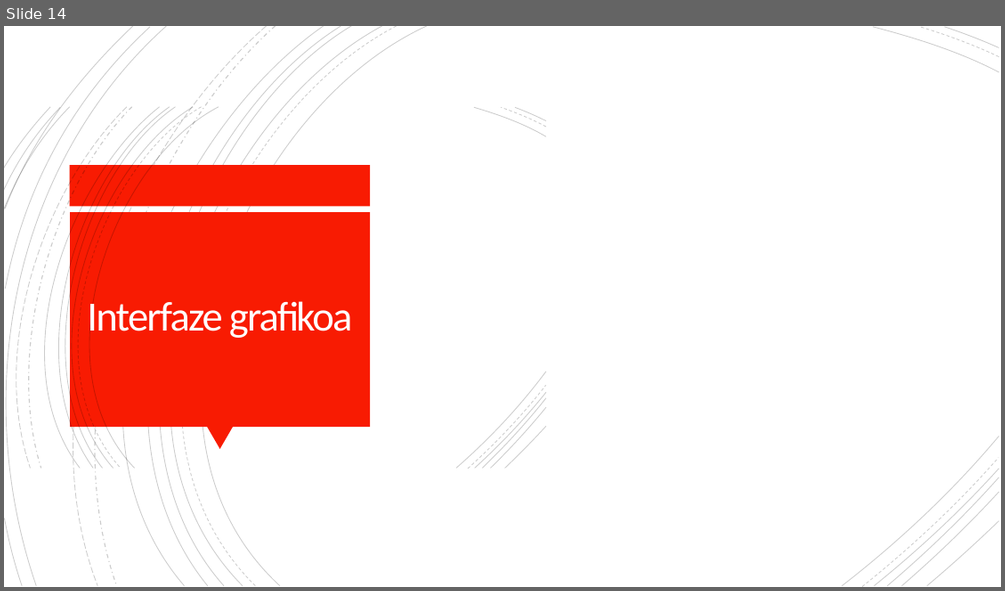
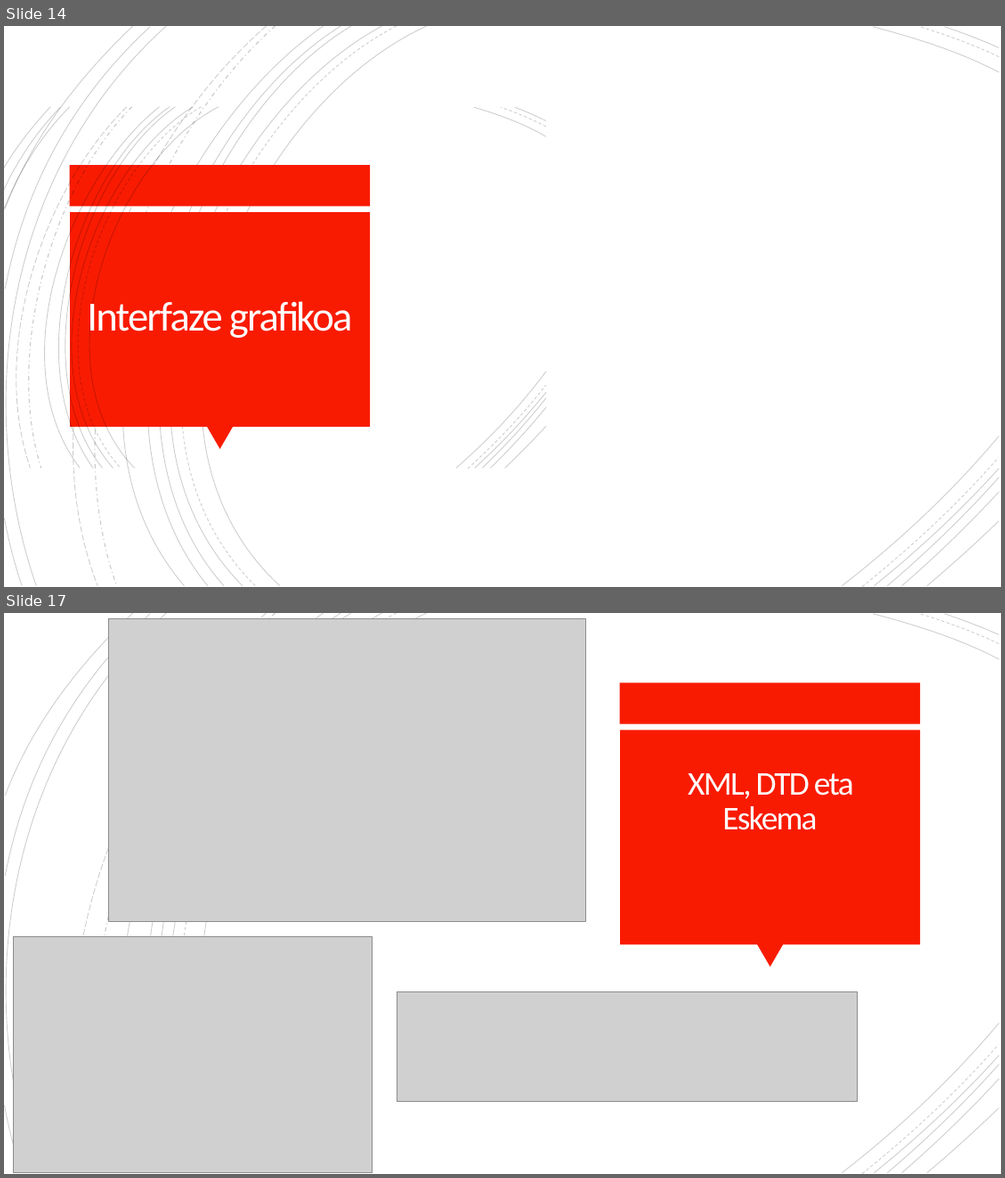
Before and after one commit to OceansForce/Erronka_5_Taldea, a slide deck: Aurkezpena/AurkezpenaTaldea5.pptx. Shown one above the other, each under a label of ours: slide 14 before the commit, slides 14 and 17 after it; the slides between them are not shown. The pictures are 1005x591 and 1005x1178 pixels, drawn with LibreOffice and Linux fonts; fonts in the diff are those of the drawing; grey boxes stand for pictures; background and template pictures are left out. Boxes give left, top, right and bottom in pixels: in the first picture for what was removed or moved away, otherwise in the second. Text is boxed around its words. In the diff, an @@ line names an element or a change of style, - is before the commit and + after.

```diff
--- a/Aurkezpena/AurkezpenaTaldea5.pptx
+++ b/Aurkezpena/AurkezpenaTaldea5.pptx
@@ slide 17 added at (x1=4, y1=613, x2=1001, y2=1174), background #FFFFFF; not listed: 21 template elements that a slide beside it also shows @@
@@ picture added at (x1=109, y1=619, x2=586, y2=922) @@
@@ rectangle added at (x1=619, y1=682, x2=920, y2=723), fill #F81B02 @@
@@ rectangle added at (x1=620, y1=730, x2=920, y2=944), fill #F81B02 @@
@@ title added at (x1=688, y1=773, x2=854, y2=830), 32 pt, text #FFFEFF @@
+XML, DTD eta Eskema
@@ picture added at (x1=14, y1=937, x2=372, y2=1173) @@
@@ triangle added at (x1=757, y1=944, x2=783, y2=966), fill #F81B02 @@
@@ picture added at (x1=396, y1=992, x2=858, y2=1102) @@
```
Also in this commit, not shown: 5 slides changed, 1 other slide added, 1 slide removed, 4 other files.
